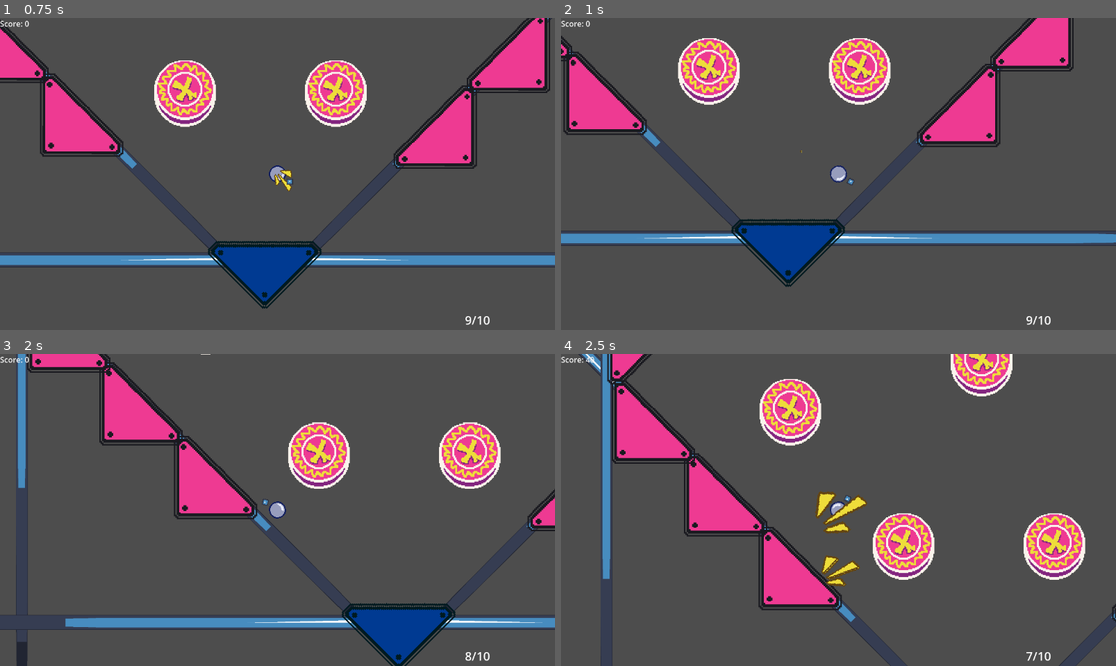
Above: before the commit, frames 1-4 (two rows, left to right).
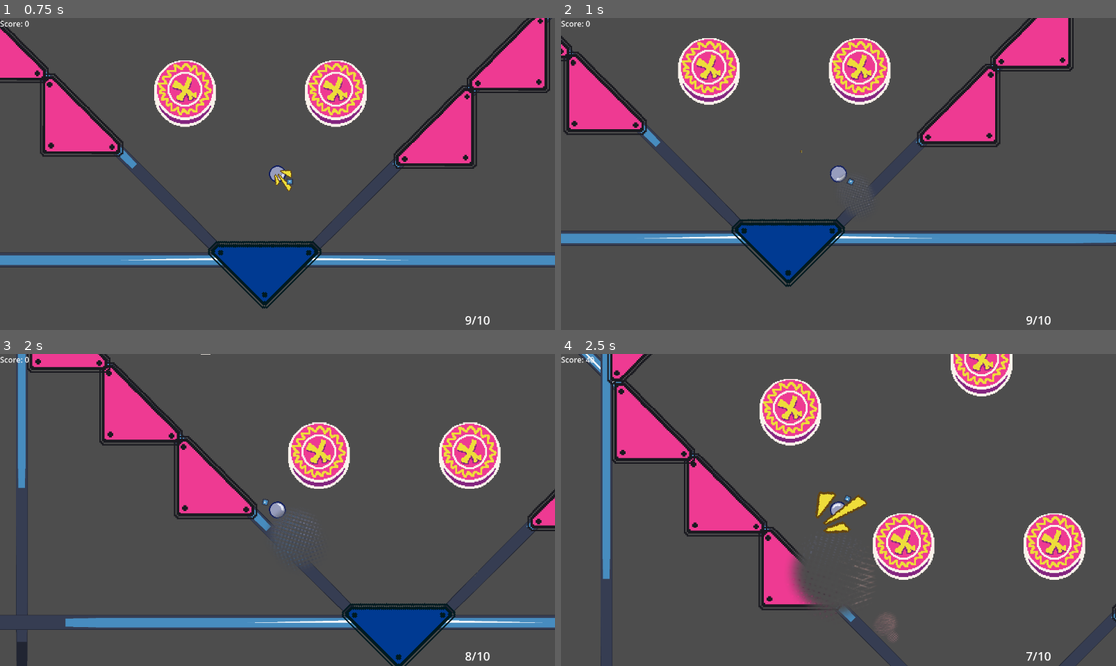
Above: after the commit, the same moments.

Repository: HjalteTagmose/Winball
Game: Godot game, scene res://scenes/main.tscn
Two runs of this game, one before a commit and one after it. Both use one fixed random seed, a clock stepped at 60 frames per second and the inputs below. The engine's default icon, where the game draws it, is replaced by a stand-in: a white triangle on a blue panel in a dark square.
Inputs (mouse positions are in pixels of both pictures, inside the frame that each line leads up to):
- Up to frame 1 (0.75 s): tap Enter (ui_accept) at 0.5 s; move the mouse to (510, 320) at 0.52 s; tap Space (launch) at 0.6 s
- Up to frame 2 (1 s): tap Enter (ui_accept) at 0.77 s
- Up to frame 3 (2 s): move the mouse to (49, 363) at 1.27 s; tap S (aim_down) at 1.35 s; tap Enter (ui_accept) at 1.52 s; tap Space (launch) at 1.55 s
- Up to frame 4 (2.5 s): move the mouse to (894, 441) at 2.02 s; tap A (aim_left) at 2.1 s; tap Space (launch) at 2.3 s

Frame 1 is identical in both runs. In frame 2, less than 0.1% of the frame differs, in the area x 49-57%, y 50-64%; in frame 3, 0.1%; in frame 4, 1.5%, in the area x 41-61%, y 58-93%.

Commit message:
Player bump particle

Diff:
--- a/art/Particles/BumpDistortionParticles.tscn
+++ b/art/Particles/BumpDistortionParticles.tscn
@@ -43,8 +43,10 @@
 
 [node name="Pop" type="GPUParticles2D" parent="."]
 material = SubResource("ShaderMaterial_2xr1n")
+emitting = false
 amount = 3
 lifetime = 1.32
+one_shot = true
 explosiveness = 1.0
 use_fixed_seed = true
 seed = 299762414
--- a/prefabs/player.tscn
+++ b/prefabs/player.tscn
@@ -1,8 +1,9 @@
-[gd_scene load_steps=8 format=3 uid="uid://dedwl18kckfdd"]
+[gd_scene load_steps=9 format=3 uid="uid://dedwl18kckfdd"]
 
 [ext_resource type="Texture2D" uid="uid://dvs1g26dl8p7o" path="res://icon.svg" id="1_4flbx"]
 [ext_resource type="Script" uid="uid://byb8gixbn2ikl" path="res://scripts/player/player.gd" id="1_onrkg"]
 [ext_resource type="Texture2D" uid="uid://b3yk8xjtktkti" path="res://art/ph_pinball.png" id="2_1txc5"]
+[ext_resource type="PackedScene" uid="uid://bxhiscfk4buxn" path="res://art/Particles/BumpDistortionParticles.tscn" id="3_g2jcq"]
 [ext_resource type="Script" uid="uid://ctv7yapi47nbu" path="res://scripts/player/gun.gd" id="3_r66lb"]
 [ext_resource type="PackedScene" uid="uid://d2nlkgcw21uwb" path="res://art/Particles/test_particles.tscn" id="5_ht1c8"]
 
@@ -17,11 +18,13 @@
 collision_mask = 5
 physics_material_override = SubResource("PhysicsMaterial_1txc5")
 can_sleep = false
-max_contacts_reported = 1
+contact_monitor = true
+max_contacts_reported = 10
 script = ExtResource("1_onrkg")
 maxLaunchPower = 100.0
 launchChargeDuration = 0.0
 shootParticle = ExtResource("5_ht1c8")
+bumpAnythingParticle = ExtResource("3_g2jcq")
 playerGun = NodePath("Gun")
 
 [node name="PlayerSprite" type="Sprite2D" parent="."]
--- a/scripts/Map props/Bumper.gd
+++ b/scripts/Map props/Bumper.gd
@@ -1,5 +1,4 @@
-extends StaticBody2D
-class_name BasicBumper
+class_name BasicBumper extends StaticBody2D
 
 @export var CanDie : bool = false
 @export var Life : int = 3
@@ -10,6 +9,7 @@
 @export var ParticleOnHit : PackedScene
 @export var Bias : Vector2 = Vector2.ZERO
 @export var BiasPower : float = 15
+
 
 var timesHit : int
 var isInStrom : bool
--- a/scripts/player/player.gd
+++ b/scripts/player/player.gd
@@ -1,6 +1,4 @@
-extends RigidBody2D
-
-class_name Player
+class_name Player extends RigidBody2D
 
 
 @export var slowdownPower : float = 0.35
@@ -12,7 +10,12 @@
 @export var showLog : bool = false
 
 @export var shootParticle : PackedScene
+@export var bumpAnythingParticle : PackedScene
+
 @export var playerGun : Node2D
+
+
+
 var locked : bool = false
 
 func _getInputDirection() -> Vector2:
@@ -24,7 +27,12 @@
 var _isCharging : bool
 
 func _ready() -> void:
+	body_entered.connect(onBodyEntered)
 	Global.game_over.connect(onGameOver)
+
+func onBodyEntered(body: Node):
+	print("BUMP")
+	handleBumpParticle()
 
 func onGameOver() -> void:
 	queue_free()
@@ -75,10 +83,21 @@
 			impulse = -impulse
 
 		apply_central_impulse(impulse)
-		handleParticle(direction)
+		handleShootParticle(direction)
 
 
-func handleParticle(direction: Vector2):
+func handleBumpParticle():
+	if(bumpAnythingParticle == null):
+		return
+
+	if(showLog):
+		print("bumpAnythingParticle particle")
+
+	var instance: ParticleTrigger = bumpAnythingParticle.instantiate()
+	instance.global_position = global_position
+	get_tree().root.add_child(instance)
+
+func handleShootParticle(direction: Vector2):
 	if(shootParticle == null):
 		return
 
Not shown: 1 places in art/Particles/BumpDistortionParticles.tscn that only renumber resources
